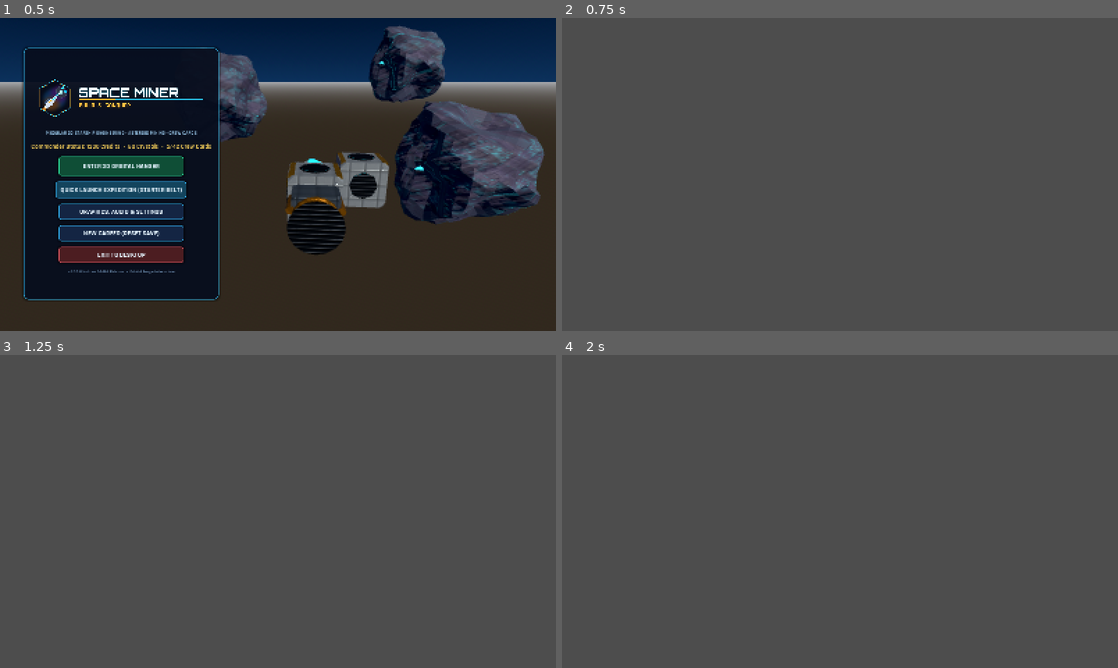
Above: before the commit, frames 1-4 (two rows, left to right).
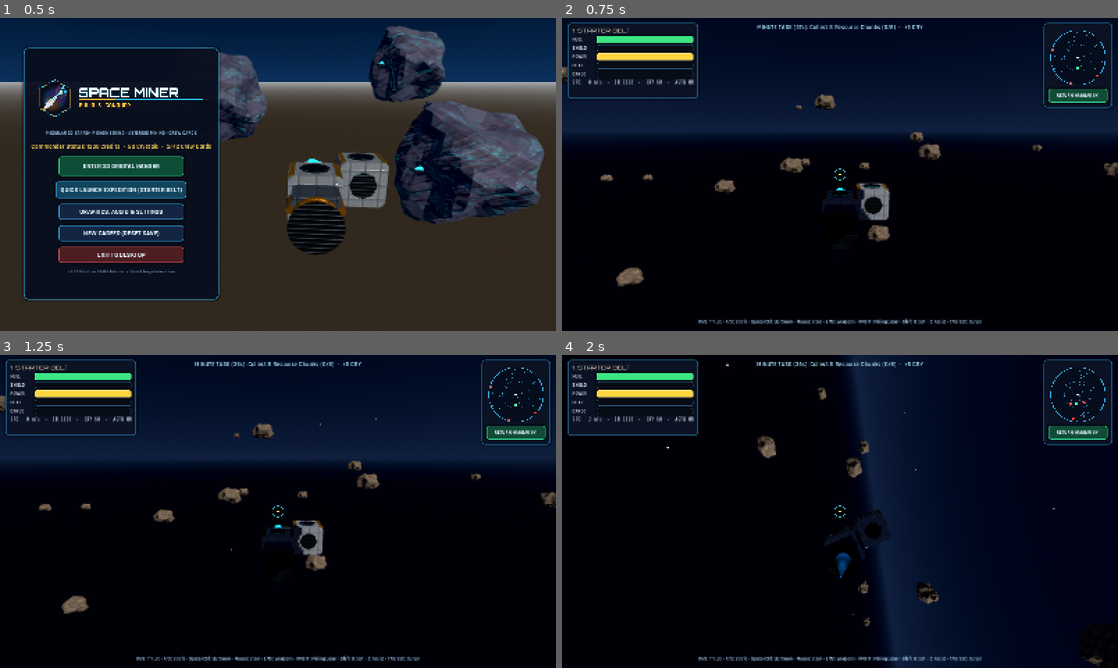
Above: after the commit, the same moments.

Repository: Ritmirchic/Roblox
Game: Godot game, scene res://scenes/main/Main.tscn
The game is run twice, just before and just after one commit, with the same random seed, the same clock (stepped at 60 frames per second) and the same inputs.
Inputs (mouse positions are in pixels of both pictures, inside the frame that each line leads up to):
- Up to frame 1 (0.5 s): no input
- Up to frame 2 (0.75 s): click "QUICK LAUNCH EXPEDITION (STAR…" at 0.5 s
- Up to frame 3 (1.25 s): no input
- Up to frame 4 (2 s): tap Enter at 1.25 s; move the mouse to (962, 495) at 1.27 s; hold D from 1.28 s (still down); hold Q from 1.28 s (still down); click (962, 495) at 1.42 s; tap Space at 1.52 s

Frame 1 is identical in both runs. In frame 2, 99% of the frame differs, in the area x 0-100%, y 0-100%; in frame 3, 99%; in frame 4, 100%.
Error before the commit: Parse Error: Function "get_viewport_rect()" not found in base self. (res://scripts/space/SpaceExpedition3D.gd:442)

Commit message:
Fix explicit Node3D static typing & viewport rect in SpaceExpedition3D, PlayerShip3D, and Projectile3D
Co-authored-by: arena-agent <297053741+arena-agent@users.noreply.github.com>

Diff:
--- a/scripts/ship/PlayerShip3D.gd
+++ b/scripts/ship/PlayerShip3D.gd
@@ -454,17 +454,19 @@
 	for ch in chunks_root.get_children():
 		if not (ch is ResourceChunk3D):
 			continue
-		var d_ship := ch.global_position.distance_to(global_position)
+		var chunk := ch as ResourceChunk3D
+		var d_ship: float = chunk.global_position.distance_to(global_position)
 		if d_ship <= pickup_radius:
-			ch.try_collect()
+			chunk.try_collect()
 			continue
 		for col in collectors:
-			var d_col := ch.global_position.distance_to(col["pos"])
+			var col_pos: Vector3 = col["pos"]
+			var d_col: float = chunk.global_position.distance_to(col_pos)
 			if d_col <= pickup_radius:
-				ch.try_collect()
+				chunk.try_collect()
 				break
 			elif d_col <= float(col["range"]):
-				ch.apply_magnet_pull(col["pos"], float(col["force"]), delta)
+				chunk.apply_magnet_pull(col_pos, float(col["force"]), delta)
 
 func _process_orbiting_drones(delta: float) -> void:
 	if _orbit_drones.is_empty():
@@ -481,10 +483,11 @@
 		var best_d := 95.0
 		for e in get_tree().get_nodes_in_group("enemies"):
 			if e is Node3D:
-				var d := e.global_position.distance_to(global_position)
+				var e_n := e as Node3D
+				var d: float = e_n.global_position.distance_to(global_position)
 				if d < best_d:
 					best_d = d
-					nearest = e
+					nearest = e_n
 		if is_instance_valid(nearest):
 			for dn in _orbit_drones:
 				var dir := (nearest.global_position - dn.global_position).normalized()
--- a/scripts/space/Projectile3D.gd
+++ b/scripts/space/Projectile3D.gd
@@ -100,10 +100,13 @@
 		VFXFactory.spawn_explosion(parent_scene, hit_pos, Color(1.0, 0.55, 0.18), 1.35)
 		AudioManager.play_sfx("explosion", 0.08, 0.7)
 		for e in get_tree().get_nodes_in_group("enemies"):
-			if e is Node3D and e.global_position.distance_to(hit_pos) <= splash_radius:
-				var falloff := 1.0 - 0.5 * (e.global_position.distance_to(hit_pos) / splash_radius)
-				if e.has_method("take_weapon_damage"):
-					e.take_weapon_damage(damage * falloff)
+			if e is Node3D:
+				var e_n := e as Node3D
+				var dist_e: float = e_n.global_position.distance_to(hit_pos)
+				if dist_e <= splash_radius:
+					var falloff: float = 1.0 - 0.5 * (dist_e / splash_radius)
+					if e_n.has_method("take_weapon_damage"):
+						e_n.take_weapon_damage(damage * falloff)
 	else:
 		if from_player:
 			if collider and collider.has_method("take_weapon_damage"):
--- a/scripts/space/SpaceExpedition3D.gd
+++ b/scripts/space/SpaceExpedition3D.gd
@@ -439,8 +439,8 @@
 		]
 
 func _draw_hud_world_overlays() -> void:
-	var vp := get_viewport_rect().size
-	var center := vp * 0.5
+	var vp: Vector2 = get_viewport().get_visible_rect().size
+	var center: Vector2 = vp * 0.5
 	# Center Flight & Mining Crosshair
 	_overlay_canvas.draw_arc(center, 16.0, 0.0, TAU, 28, Color(0.32, 0.90, 1.0, 0.78), 1.8)
 	_overlay_canvas.draw_circle(center, 2.5, Color(1.0, 0.88, 0.35, 0.95))
@@ -452,26 +452,29 @@
 	var scan_range := float(player_ship.stats.get("scanner_range", 0.0))
 	if scan_range > 1.0:
 		for ast in asteroids_root.get_children():
-			if ast is Asteroid3D and ast.dominant_resource != "iron":
-				var d := ast.global_position.distance_to(player_ship.global_position)
-				if d <= scan_range and not _cam.is_position_behind(ast.global_position):
-					var sp := _cam.unproject_position(ast.global_position)
-					var rcol: Color = GameData.RESOURCES[ast.dominant_resource]["color"]
-					_overlay_canvas.draw_rect(Rect2(sp - Vector2(14, 14), Vector2(28, 28)), rcol, false, 1.8)
+			if ast is Asteroid3D:
+				var ast3d := ast as Asteroid3D
+				if ast3d.dominant_resource != "iron":
+					var d: float = ast3d.global_position.distance_to(player_ship.global_position)
+					if d <= scan_range and not _cam.is_position_behind(ast3d.global_position):
+						var sp: Vector2 = _cam.unproject_position(ast3d.global_position)
+						var rcol: Color = GameData.RESOURCES[ast3d.dominant_resource]["color"]
+						_overlay_canvas.draw_rect(Rect2(sp - Vector2(14, 14), Vector2(28, 28)), rcol, false, 1.8)
 
 	# Enemy HUD Target Boxes
 	var radar_r := float(player_ship.stats.get("radar_range", 140.0))
 	for en in enemies_root.get_children():
 		if en is EnemyShip3D:
-			var de := en.global_position.distance_to(player_ship.global_position)
-			if de <= radar_r and not _cam.is_position_behind(en.global_position):
-				var ep := _cam.unproject_position(en.global_position)
-				var is_locked := (en == player_ship.locked_enemy)
+			var en3d := en as EnemyShip3D
+			var de: float = en3d.global_position.distance_to(player_ship.global_position)
+			if de <= radar_r and not _cam.is_position_behind(en3d.global_position):
+				var ep: Vector2 = _cam.unproject_position(en3d.global_position)
+				var is_locked := (en3d == player_ship.locked_enemy)
 				var col := Color(1.0, 0.25, 0.28, 0.95) if is_locked else Color(1.0, 0.55, 0.22, 0.78)
 				var sz := 22.0 if is_locked else 15.0
 				_overlay_canvas.draw_rect(Rect2(ep - Vector2(sz, sz), Vector2(sz * 2.0, sz * 2.0)), col, false, 2.2 if is_locked else 1.4)
 				# Enemy mini HP bar
-				var hp_pct := clampf(en.hp / maxf(1.0, en.max_hp), 0.0, 1.0)
+				var hp_pct := clampf(en3d.hp / maxf(1.0, en3d.max_hp), 0.0, 1.0)
 				_overlay_canvas.draw_rect(Rect2(ep + Vector2(-20, -sz - 8), Vector2(40.0 * hp_pct, 4)), Color(1.0, 0.32, 0.28), true)
 
 func _draw_radar_minimap() -> void:
@@ -498,7 +501,8 @@
 	# Asteroids (Cyan dots)
 	for ast in asteroids_root.get_children():
 		if ast is Node3D:
-			var rel_a := inv_basis * (ast.global_position - player_ship.global_position)
+			var ast_n := ast as Node3D
+			var rel_a: Vector3 = inv_basis * (ast_n.global_position - player_ship.global_position)
 			var a2 := Vector2(rel_a.x, rel_a.z) / max_r * r
 			if a2.length() <= r - 3.0:
 				_radar_canvas.draw_circle(c + a2, 2.0, Color(0.32, 0.82, 1.0, 0.65))
@@ -506,7 +510,8 @@
 	# Enemies (Red blips)
 	for en in enemies_root.get_children():
 		if en is Node3D:
-			var rel_e := inv_basis * (en.global_position - player_ship.global_position)
+			var en_n := en as Node3D
+			var rel_e: Vector3 = inv_basis * (en_n.global_position - player_ship.global_position)
 			var e2 := Vector2(rel_e.x, rel_e.z) / max_r * r
 			if e2.length() > r - 4.0:
 				e2 = e2.normalized() * (r - 4.0)
@@ -584,11 +589,12 @@
 	var best_dot := 0.88
 	for en in enemies_root.get_children():
 		if en is Node3D:
-			var dir_e := (en.global_position - _cam.global_position).normalized()
+			var en_n := en as Node3D
+			var dir_e: Vector3 = (en_n.global_position - _cam.global_position).normalized()
 			var d_dot := cam_fwd.dot(dir_e)
-			if d_dot > best_dot and en.global_position.distance_to(player_ship.global_position) < 250.0:
+			if d_dot > best_dot and en_n.global_position.distance_to(player_ship.global_position) < 250.0:
 				best_dot = d_dot
-				best_en = en
+				best_en = en_n
 	if is_instance_valid(best_en):
 		player_ship.locked_enemy = best_en
 
--- a/scripts/ui/Main.gd
+++ b/scripts/ui/Main.gd
@@ -264,10 +264,11 @@
 
 	# Open each Hangar UI tab to verify zero UI/shader/icon errors
 	if _active_world is Hangar3D:
+		var hw := _active_world as Hangar3D
 		for tab in ["shop", "crew", "packs", "upgrades", "achievements", "launch", "settings"]:
-			_active_world._station_panels.open_tab(tab)
+			hw._station_panels.open_tab(tab)
 			await get_tree().process_frame
-		_active_world._station_panels.close_panel()
+		hw._station_panels.close_panel()
 
 	# Launch all 5 Space Sectors sequentially to verify 3D models, lighting, physics, AI, and HUD
 	var sectors_verified := 0
@@ -275,13 +276,15 @@
 		_launch_space_sector(sec_i)
 		await get_tree().process_frame
 		await get_tree().physics_frame
-		if _active_world is SpaceExpedition3D and is_instance_valid(_active_world.player_ship):
-			_active_world.player_ship.thrust_input = Vector3(0, 0, 1)
-			_active_world.player_ship.firing_mining = true
-			_active_world.player_ship.firing_weapons = true
-			await get_tree().physics_frame
-			await get_tree().physics_frame
-			sectors_verified += 1
+		if _active_world is SpaceExpedition3D:
+			var sw := _active_world as SpaceExpedition3D
+			if is_instance_valid(sw.player_ship):
+				sw.player_ship.thrust_input = Vector3(0, 0, 1)
+				sw.player_ship.firing_mining = true
+				sw.player_ship.firing_weapons = true
+				await get_tree().physics_frame
+				await get_tree().physics_frame
+				sectors_verified += 1
 
 	var save_ok := SaveManager.save_game("user://runtime_verify_save.json")
 	var load_ok := SaveManager.load_game("user://runtime_verify_save.json")
